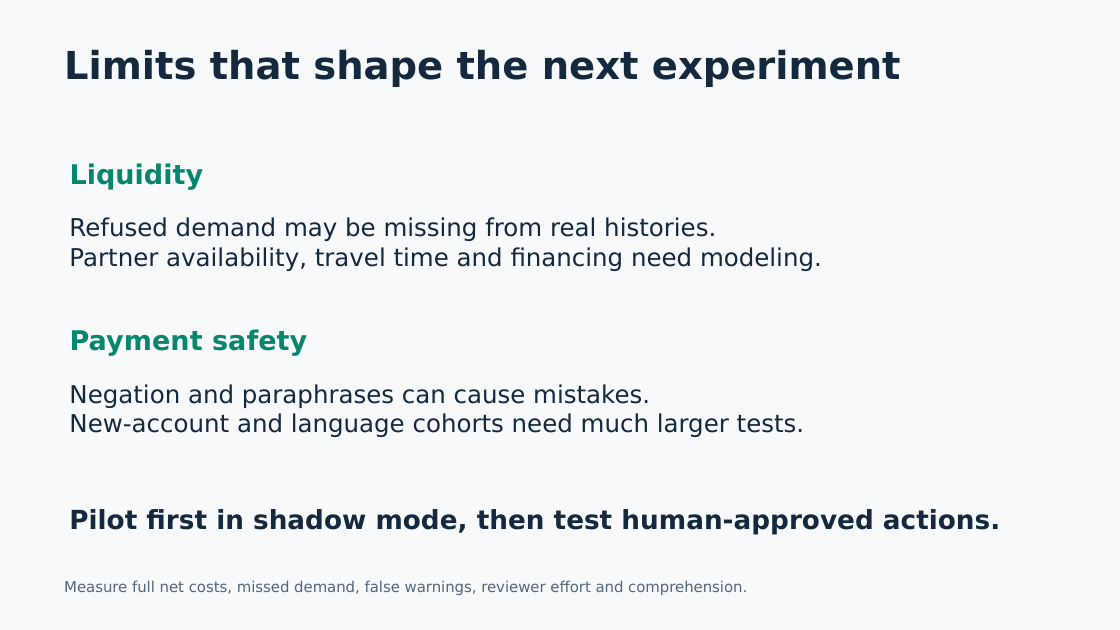
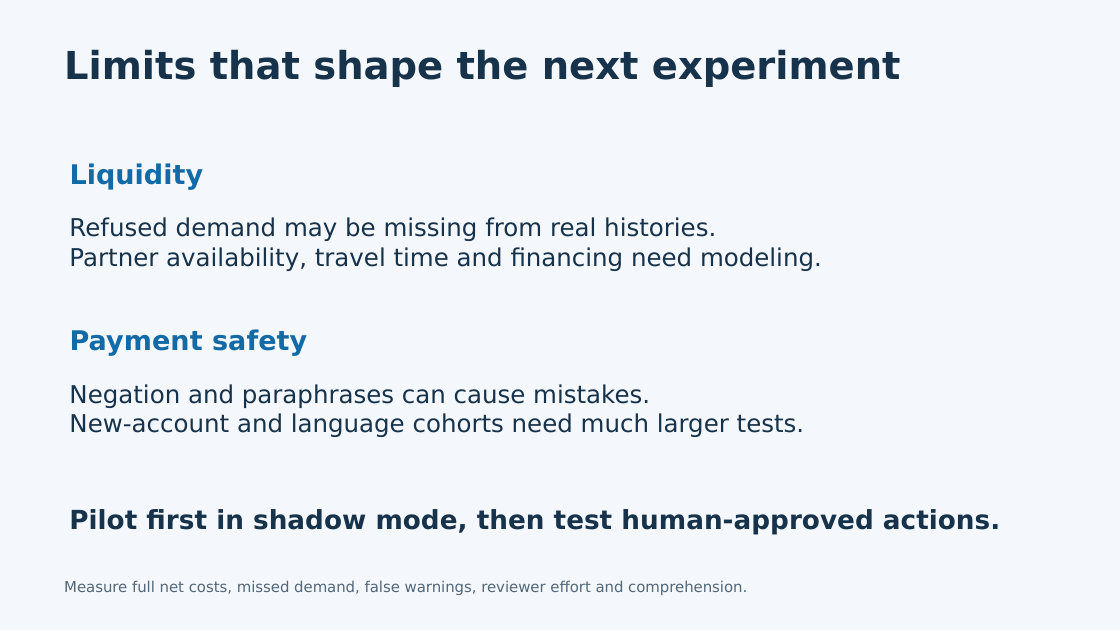
Before and after one commit to Rawnak-Alam/upay-shurokkha, a slide deck: slide 9 of docs/Presentation.pptx. Drawn at 1120x630 pixels with LibreOffice and Linux fonts; fonts in the diff are those of the drawing. Boxes give left, top, right and bottom in pixels: in the first picture for what was removed or moved away, otherwise in the second. Text is boxed around its words. In the diff, an @@ line names an element or a change of style, - is before the commit and + after.

```diff
--- a/docs/Presentation.pptx
+++ b/docs/Presentation.pptx
@@ background #F7F9FB to #F4F8FC @@
@@ text "Liquidity" at [70,163,204,189]: text colour #07866E to #126AA7 @@
@@ text "Payment safety" at [70,329,307,356]: text colour #07866E to #126AA7 @@
```
Also in this commit, not shown: 9 other slides changed, 7 other files.
